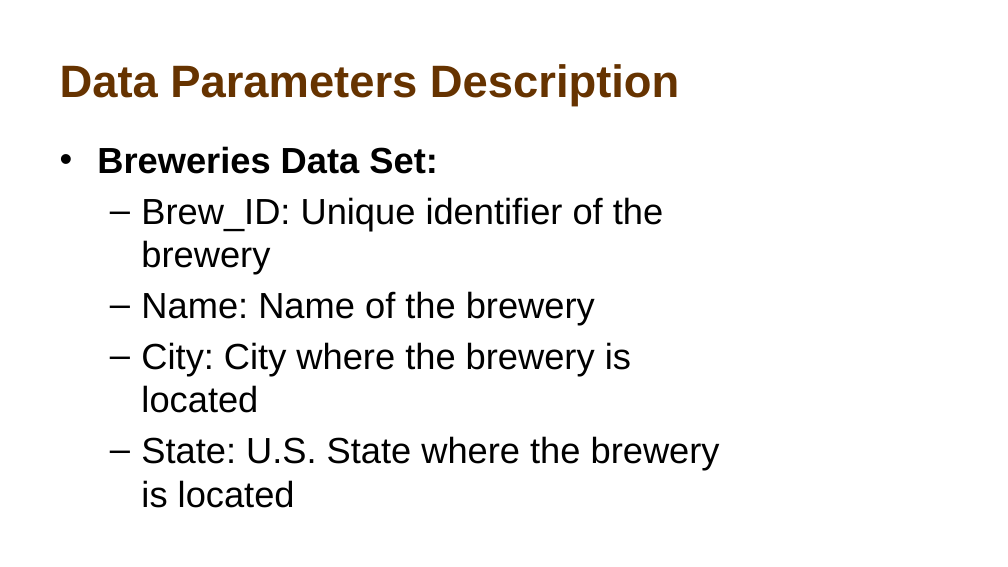
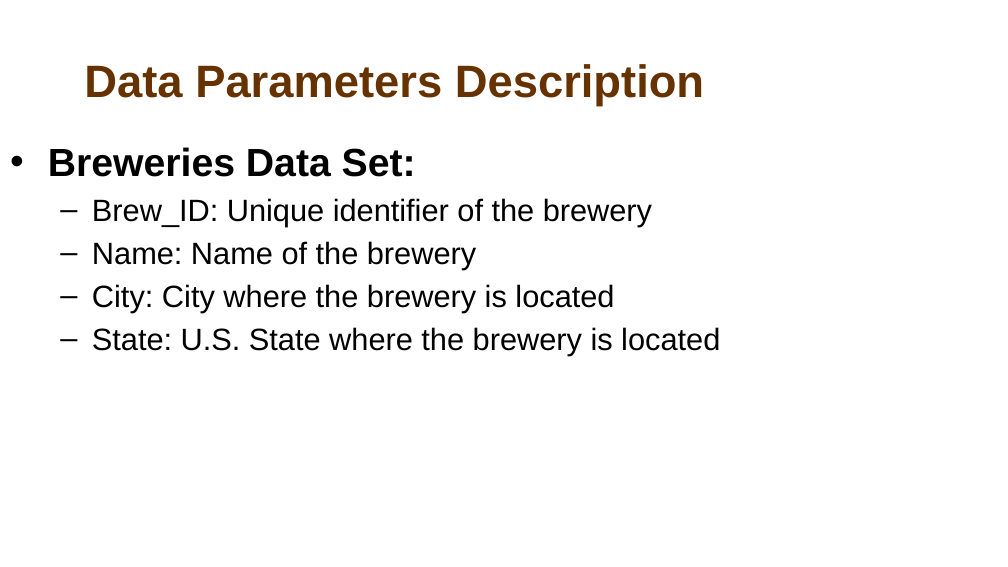
Before and after one commit to atiakor0/Beer_Study, a slide deck: slide 6 of Beer Study.pptx. Drawn at 1008x567 pixels with LibreOffice and Linux fonts; fonts in the diff are those of the drawing; background and template pictures are left out. Boxes give left, top, right and bottom in pixels: in the first picture for what was removed or moved away, otherwise in the second. Text is boxed around its words. In the diff, an @@ line names an element or a change of style, - is before the commit and + after.

```diff
--- a/Beer Study.pptx
+++ b/Beer Study.pptx
@@ title "Data Parameters Description" at (84, 64, 704, 106): alignment left to centre @@
@@ text "Breweries Data Set:": place and size @@
-text "Breweries Data Set:" at (97, 146, 720, 508)
+text "Breweries Data Set:" at (48, 147, 720, 355)
@@ text "Breweries Data Set:" at (48, 147, 720, 355): size 25.9 to 28 pt in "Breweries Data Set:"; size 25.9 to 22 pt in "Brew_ID: Unique identifier of the brewery", "Name: Name of the brewery", "City: City where the brewery is located", "State: U.S. State where the brewery is ..." @@
```
Also in this commit, not shown: 15 other slides changed, 1 slide added, 1 slide removed, 3 other files.
